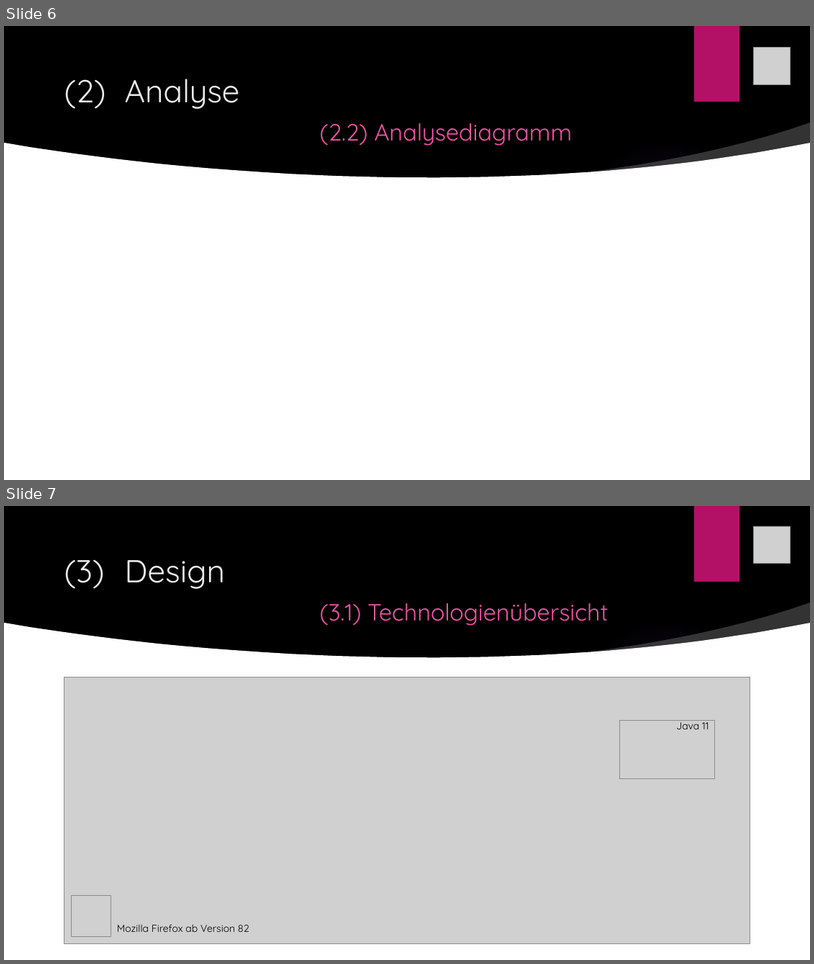
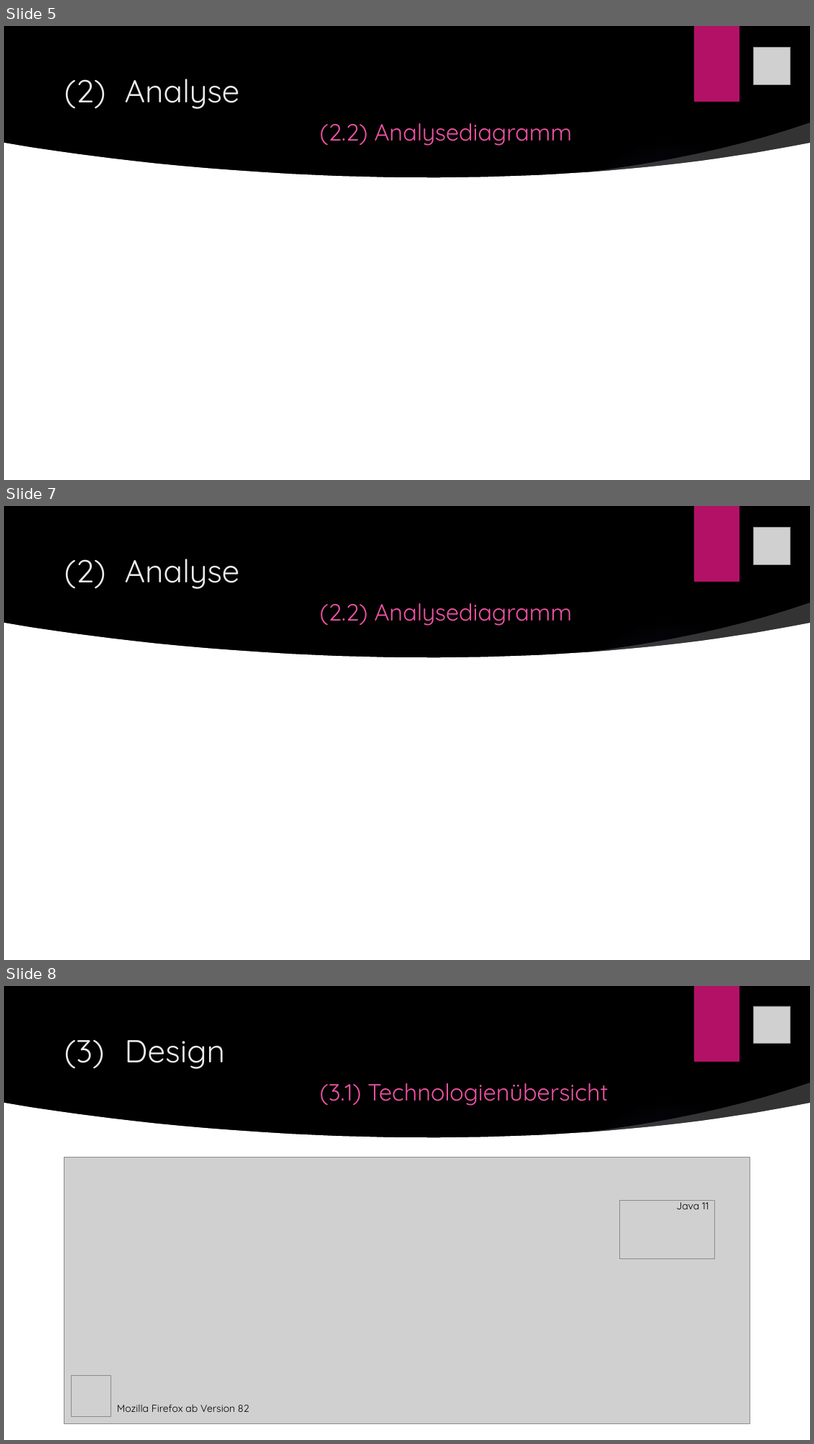
Before and after one commit to hejo221/swt20w37, a slide deck: LaBouteillePräsentation/LaBouteille.pptx. Shown one above the other, each under a label of ours: slides 6 and 7 before the commit, slides 5, 7 and 8 after it; the slides between them are not shown. The pictures are 814x964 and 814x1444 pixels, drawn with LibreOffice and Linux fonts; fonts in the diff are those of the drawing; grey boxes stand for pictures; background and template pictures are left out. Boxes give left, top, right and bottom in pixels: in the first picture for what was removed or moved away, otherwise in the second. Text is boxed around its words. In the diff, an @@ line names an element or a change of style, - is before the commit and + after.

```diff
--- a/LaBouteillePräsentation/LaBouteille.pptx
+++ b/LaBouteillePräsentation/LaBouteille.pptx
@@ slide 7 added at (4, 506, 810, 960), background picture (left out); not listed: 2 template elements that a slide beside it also shows @@
@@ picture added at (754, 527, 791, 564) @@
@@ title added at (64, 559, 573, 626), 27.9 pt, text #EF53A5 @@
+(2) Analyse
+(2.2) Analysediagramm
@@ freeform shape added at (581, 602, 810, 657), fill #FFFFFF at 20% opacity @@
@@ freeform shape added at (4, 623, 810, 808), fill #FFFFFF @@
@@ rectangle added at (4, 765, 810, 960), fill #FFFFFF @@
@@ what was slide 6 is now slide 5 @@
@@ what was slide 7 is now slide 8 @@
```
Also in this commit, not shown: 7 slides changed, 6 other files.
